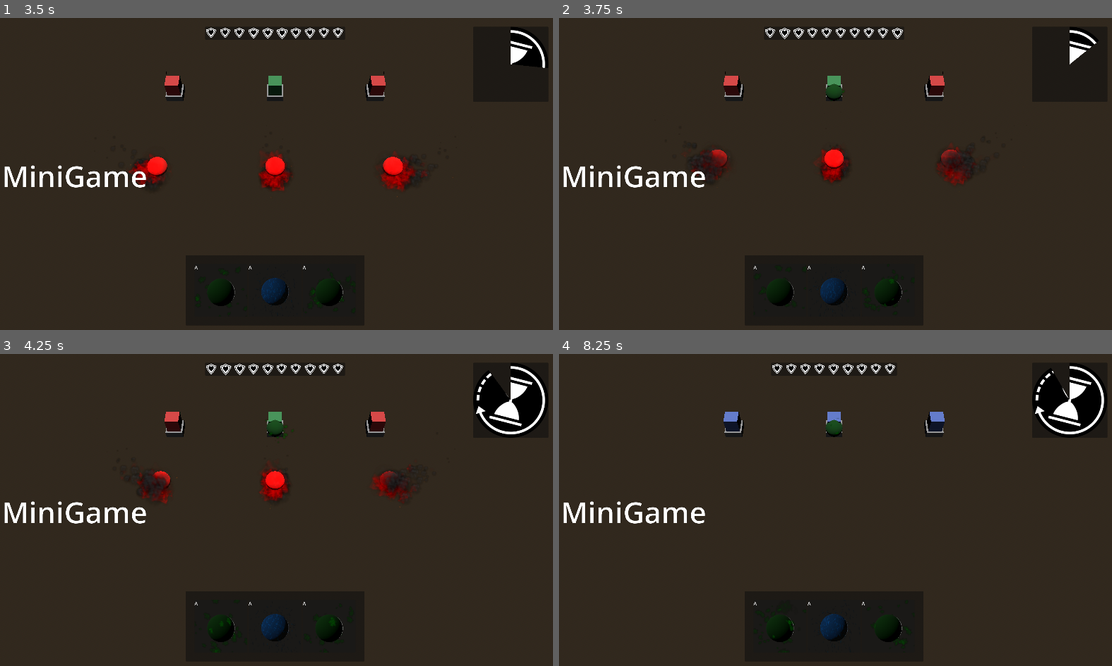
Above: before the commit, frames 1-4 (two rows, left to right).
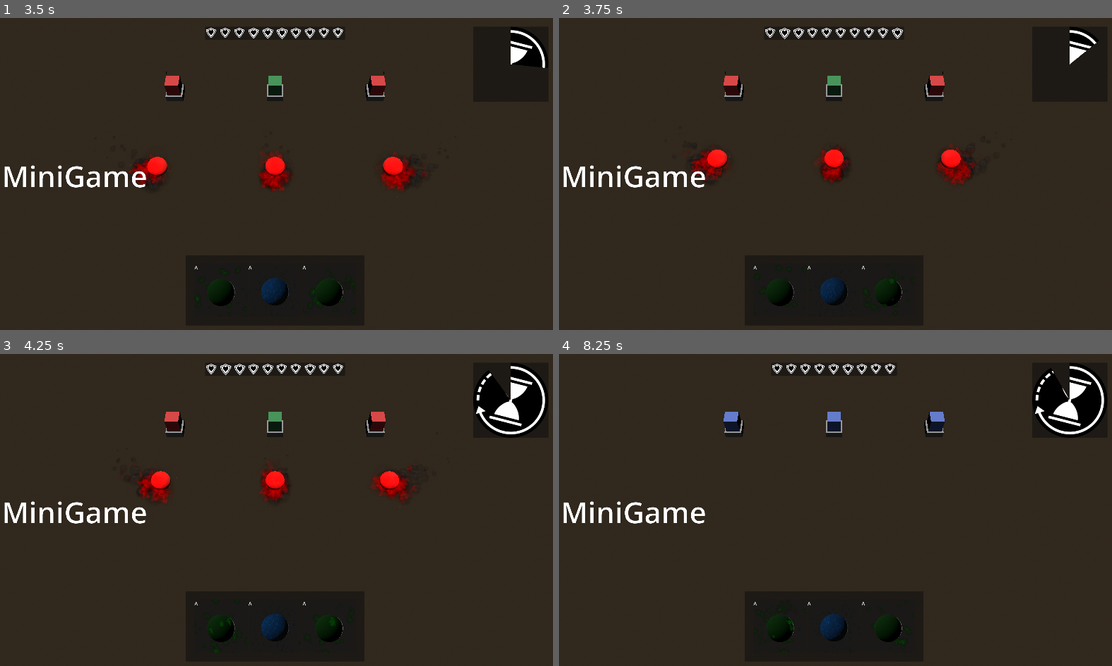
Above: after the commit, the same moments.

Repository: emmdie/3m5Jam2024_1
Game: Godot game, scene res://Scenes/game.tscn
The game is run twice, just before and just after one commit, with the same random seed, the same clock (stepped at 60 frames per second) and the same inputs.
Inputs (mouse positions are in pixels of both pictures, inside the frame that each line leads up to):
- Up to frame 1 (3.5 s): move the mouse to (398, 161) at 0.52 s; hold J (select_0, bound only before the commit) 0.53-1.28 s; move the mouse to (160, 192) at 1.27 s; tap K (select_1, bound only before the commit) at 1.35 s; move the mouse to (331, 105) at 2.02 s; hold L (select_2, bound only before the commit) 2.03-2.78 s; move the mouse to (248, 239) at 2.77 s; tap Left (summon_lane_0, bound only before the commit) at 2.85 s
- Up to frame 2 (3.75 s): move the mouse to (1001, 223) at 3.52 s; hold Up (summon_lane_1, bound only before the commit) from 3.53 s (still down)
- Up to frame 3 (4.25 s): keep holding Up (summon_lane_1, bound only before the commit)
- Up to frame 4 (8.25 s): move the mouse to (664, 463) at 4.27 s; release Up (summon_lane_1, bound only before the commit) at 4.28 s; tap Right (summon_lane_2, bound only before the commit) at 4.35 s; move the mouse to (863, 513) at 5.02 s; hold J (select_0, bound only before the commit) 5.03-5.78 s; move the mouse to (747, 432) at 5.77 s; tap K (select_1, bound only before the commit) at 5.85 s; move the mouse to (957, 497) at 6.52 s; hold L (select_2, bound only before the commit) 6.53-7.28 s; move the mouse to (719, 528) at 7.27 s; tap Left (summon_lane_0, bound only before the commit) at 7.35 s; move the mouse to (890, 441) at 8.02 s; hold Up (summon_lane_1, bound only before the commit) from 8.03 s (still down)

Frame 1 is identical in both runs. In frame 2, 0.8% of the frame differs, in the area x 23-76%, y 20-53%; in frame 3, 0.7%; in frame 4, 0.1%.

Commit message:
added mana Minigame

Diff:
--- a/project.godot
+++ b/project.godot
@@ -29,6 +29,29 @@
 enabled=PackedStringArray("res://addons/anthonyec.camera_preview/plugin.cfg", "res://addons/htk_game_state/plugin.cfg")
 
 [input]
+
+minigame_Up={
+"deadzone": 0.5,
+"events": [Object(InputEventKey,"resource_local_to_scene":false,"resource_name":"","device":-1,"window_id":0,"alt_pressed":false,"shift_pressed":false,"ctrl_pressed":false,"meta_pressed":false,"pressed":false,"keycode":0,"physical_keycode":87,"key_label":0,"unicode":119,"echo":false,"script":null)
+]
+}
+minigame_Down={
+"deadzone": 0.5,
+"events": [Object(InputEventKey,"resource_local_to_scene":false,"resource_name":"","device":-1,"window_id":0,"alt_pressed":false,"shift_pressed":false,"ctrl_pressed":false,"meta_pressed":false,"pressed":false,"keycode":0,"physical_keycode":83,"key_label":0,"unicode":115,"echo":false,"script":null)
+]
+}
+minigame_Left={
+"deadzone": 0.5,
+"events": [Object(InputEventKey,"resource_local_to_scene":false,"resource_name":"","device":-1,"window_id":0,"alt_pressed":false,"shift_pressed":false,"ctrl_pressed":false,"meta_pressed":false,"pressed":false,"keycode":0,"physical_keycode":65,"key_label":0,"unicode":97,"echo":false,"script":null)
+]
+}
+minigame_Right={
+"deadzone": 0.5,
+"events": [Object(InputEventKey,"resource_local_to_scene":false,"resource_name":"","device":-1,"window_id":0,"alt_pressed":false,"shift_pressed":false,"ctrl_pressed":false,"meta_pressed":false,"pressed":false,"keycode":0,"physical_keycode":68,"key_label":0,"unicode":100,"echo":false,"script":null)
+]
+}
+
+[rendering]
 
 summon_lane_0={
 "deadzone": 0.5,
